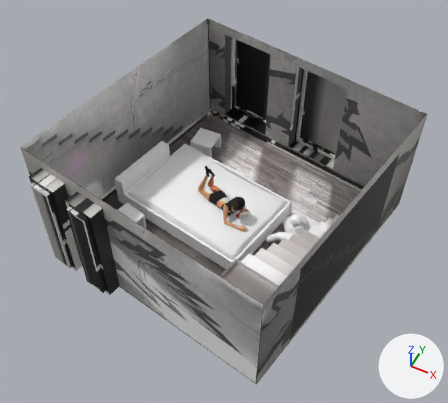
Two versions of the FBX model Data/DemoTest/telephone_s1/telephone_s1.fbx, one commit apart.
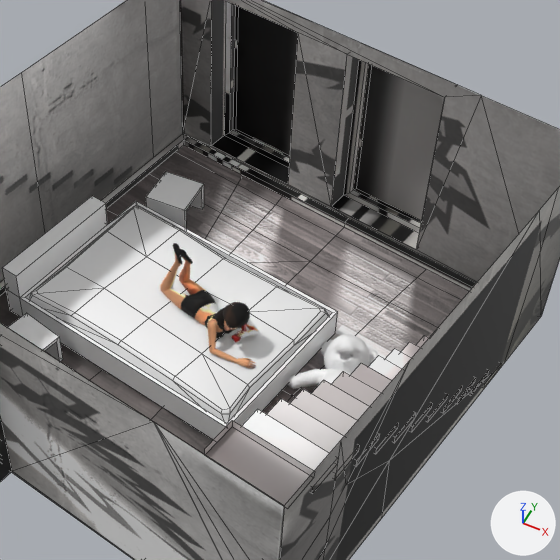
Old and new are each drawn whole from a 50 mm camera at (4.23, -8.71, 11.6) aimed at (0.03, -0.32, 1.12) and again close up on the part from 25% to 91% of the width and 9% to 83% of the height. The axes (+X, +Y, +Z) are drawn at lower right. The lights are the same throughout. The close-ups show mesh edges as thin lines. Where no turn or scale is listed for an object, it has been applied to the vertices.

In view in the first close-up: 'TELEPHONE_S01_final:BlondeDressed_Mesh', 'TELEPHONE_S01_final:Wall1', 'TELEPHONE_S01_final:bed', 'TELEPHONE_S01_final:bedframe', 'TELEPHONE_S01_final:golv1', 'TELEPHONE_S01_final:teddy', 'TELEPHONE_S01_final:trapper', 'TELEPHONE_S01_final:wall3', 'TELEPHONE_S01_final:winlist'.
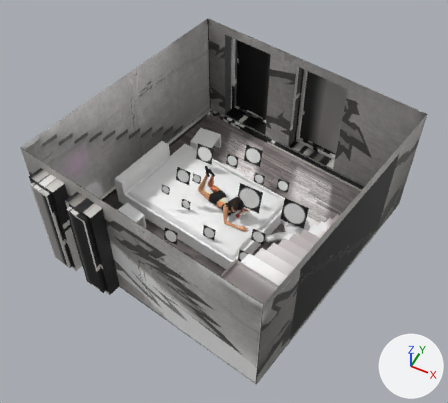
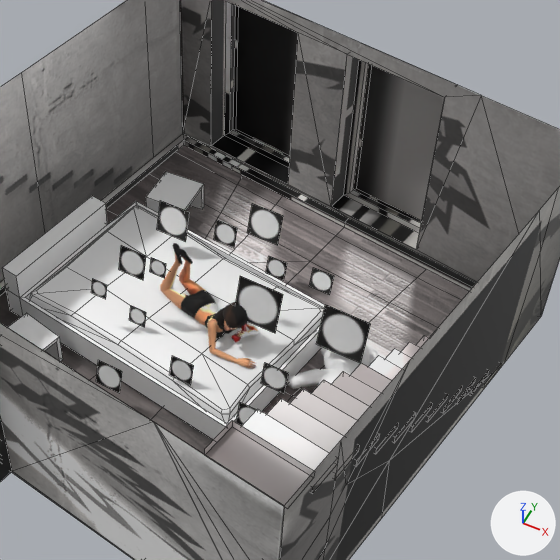
Boxes (x1, y1, x2, y2) around the edits, measured in the close-ups (560 x 560 px):
's1_sprite2', added: after (316, 305, 371, 363)
's1_sprite4', added: after (235, 276, 283, 333)
's1_sprite10', added: after (247, 203, 283, 245)
's1_sprite7', added: after (157, 200, 190, 242)
's1_sprite5', added: after (119, 245, 146, 280)
's1_sprite13', added: after (96, 360, 122, 393)
's1_sprite12', added: after (261, 362, 289, 394)
's1_sprite9', added: after (170, 356, 194, 385)
's1_sprite1', added: after (214, 220, 237, 248)
's1_sprite8', added: after (309, 267, 334, 295)
's1_sprite', added: after (266, 256, 287, 280)
's1_sprite3', added: after (236, 402, 256, 425)
's1_sprite14', added: after (129, 306, 146, 327)
's1_sprite6', added: after (150, 257, 166, 278)
's1_sprite11', added: after (91, 279, 107, 299)

Diff of the bpy script that builds the scene:
```diff
--- a/Data/DemoTest/telephone_s1/telephone_s1.fbx.py
+++ b/Data/DemoTest/telephone_s1/telephone_s1.fbx.py
@@ ob_s1_sprite14 @@
+ob_s1_sprite14 = bpy.data.objects.new('s1_sprite14', me_s1_sprite14)  # 4 vertices, 1 face; spans x -0.116..0.116, y -0.036..0.036, z -0.111..0.111; in mat_lambert4 (picture img_sprite_tga)
+ob_s1_sprite14.location = (-0.87, -0.5, 0.75)
@@ ob_s1_sprite9 @@
+ob_s1_sprite9 = bpy.data.objects.new('s1_sprite9', me_s1_sprite9)  # 4 vertices, 1 face; spans x -0.151..0.151, y -0.047..0.047, z -0.144..0.144; in mat_lambert4 (picture img_sprite_tga)
+ob_s1_sprite9.location = (0.01, -1.01, 0.75)
@@ ob_s1_sprite12 @@
+ob_s1_sprite12 = bpy.data.objects.new('s1_sprite12', me_s1_sprite12)  # 4 vertices, 1 face; spans x -0.162..0.162, y -0.051..0.051, z -0.154..0.154; in mat_lambert4 (picture img_sprite_tga)
+ob_s1_sprite12.location = (1.04, -0.64, 0.76)
@@ ob_s1_sprite10 @@
+ob_s1_sprite10 = bpy.data.objects.new('s1_sprite10', me_s1_sprite10)  # 4 vertices, 1 face; spans x -0.229..0.229, y -0.072..0.072, z -0.219..0.219; in mat_lambert4 (picture img_sprite_tga)
+ob_s1_sprite10.location = (-0.04, 1.41, 1.04)
@@ ob_s1_sprite4 @@
+ob_s1_sprite4 = bpy.data.objects.new('s1_sprite4', me_s1_sprite4)  # 4 vertices, 1 face; spans x -0.291..0.291, y -0.091..0.091, z -0.278..0.278; in mat_lambert4 (picture img_sprite_tga)
+ob_s1_sprite4.location = (0.56, -0.1, 1.28)
@@ ob_s1_sprite @@
+ob_s1_sprite = bpy.data.objects.new('s1_sprite', me_s1_sprite)  # 4 vertices, 1 face; spans x -0.125..0.125, y -0.039..0.039, z -0.119..0.119; in mat_lambert4 (picture img_sprite_tga)
+ob_s1_sprite.location = (0.59, 0.35, 1.5)
@@ ob_s1_sprite2 @@
+ob_s1_sprite2 = bpy.data.objects.new('s1_sprite2', me_s1_sprite2)  # 4 vertices, 1 face; spans x -0.304..0.304, y -0.095..0.095, z -0.29..0.29; in mat_lambert4 (picture img_sprite_tga)
+ob_s1_sprite2.location = (1.52, 0.28, 0.86)
@@ ob_s1_sprite8 @@
+ob_s1_sprite8 = bpy.data.objects.new('s1_sprite8', me_s1_sprite8)  # 4 vertices, 1 face; spans x -0.15..0.15, y -0.047..0.047, z -0.143..0.143; in mat_lambert4 (picture img_sprite_tga)
+ob_s1_sprite8.location = (0.91, 1.11, 0.7)
@@ ob_s1_sprite5 @@
+ob_s1_sprite5 = bpy.data.objects.new('s1_sprite5', me_s1_sprite5)  # 4 vertices, 1 face; spans x -0.179..0.179, y -0.056..0.056, z -0.171..0.171; in mat_lambert4 (picture img_sprite_tga)
+ob_s1_sprite5.location = (-0.99, -0.34, 1.5)
@@ ob_s1_sprite7 @@
+ob_s1_sprite7 = bpy.data.objects.new('s1_sprite7', me_s1_sprite7)  # 4 vertices, 1 face; spans x -0.225..0.225, y -0.07..0.07, z -0.215..0.215; in mat_lambert4 (picture img_sprite_tga)
+ob_s1_sprite7.location = (-1.12, 0.94, 1.03)
@@ ob_s1_sprite11 @@
+ob_s1_sprite11 = bpy.data.objects.new('s1_sprite11', me_s1_sprite11)  # 4 vertices, 1 face; spans x -0.107..0.107, y -0.033..0.033, z -0.102..0.102; in mat_lambert4 (picture img_sprite_tga)
+ob_s1_sprite11.location = (-1.3, -0.64, 1.17)
@@ ob_s1_sprite1 @@
+ob_s1_sprite1 = bpy.data.objects.new('s1_sprite1', me_s1_sprite1)  # 4 vertices, 1 face; spans x -0.141..0.141, y -0.044..0.044, z -0.135..0.135; in mat_lambert4 (picture img_sprite_tga)
+ob_s1_sprite1.location = (-0.05, 0.26, 1.87)
@@ ob_s1_sprite6 @@
+ob_s1_sprite6 = bpy.data.objects.new('s1_sprite6', me_s1_sprite6)  # 4 vertices, 1 face; spans x -0.107..0.107, y -0.033..0.033, z -0.102..0.102; in mat_lambert4 (picture img_sprite_tga)
+ob_s1_sprite6.location = (-0.69, -0.26, 1.47)
@@ ob_s1_sprite3 @@
+ob_s1_sprite3 = bpy.data.objects.new('s1_sprite3', me_s1_sprite3)  # 4 vertices, 1 face; spans x -0.16..0.16, y -0.05..0.05, z -0.153..0.153; in mat_lambert4 (picture img_sprite_tga)
+ob_s1_sprite3.location = (1.02, -1.27, 0.74)
@@ ob_s1_sprite13 @@
+ob_s1_sprite13 = bpy.data.objects.new('s1_sprite13', me_s1_sprite13)  # 4 vertices, 1 face; spans x -0.175..0.175, y -0.055..0.055, z -0.167..0.167; in mat_lambert4 (picture img_sprite_tga)
+ob_s1_sprite13.location = (-0.8, -1.35, 0.57)
```
